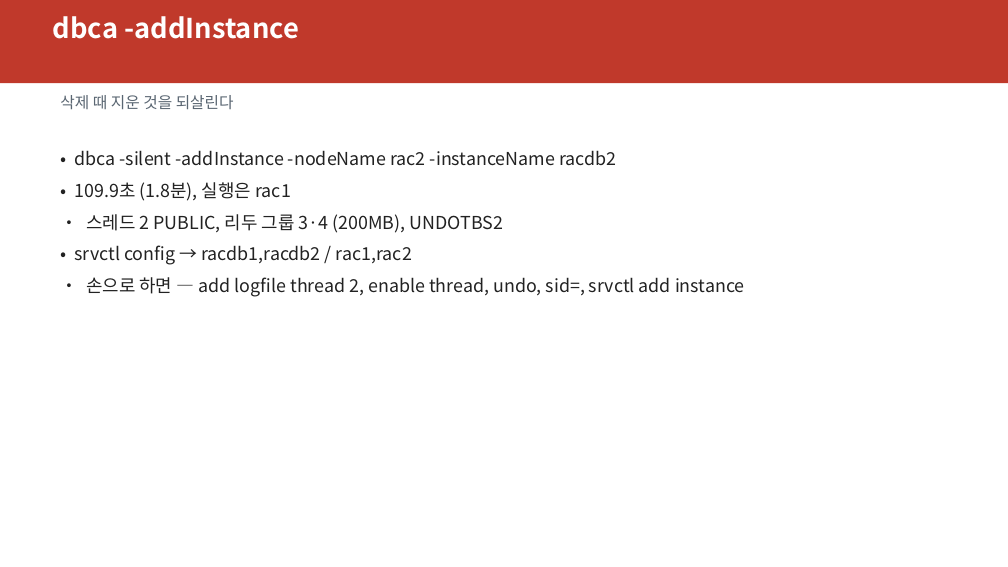
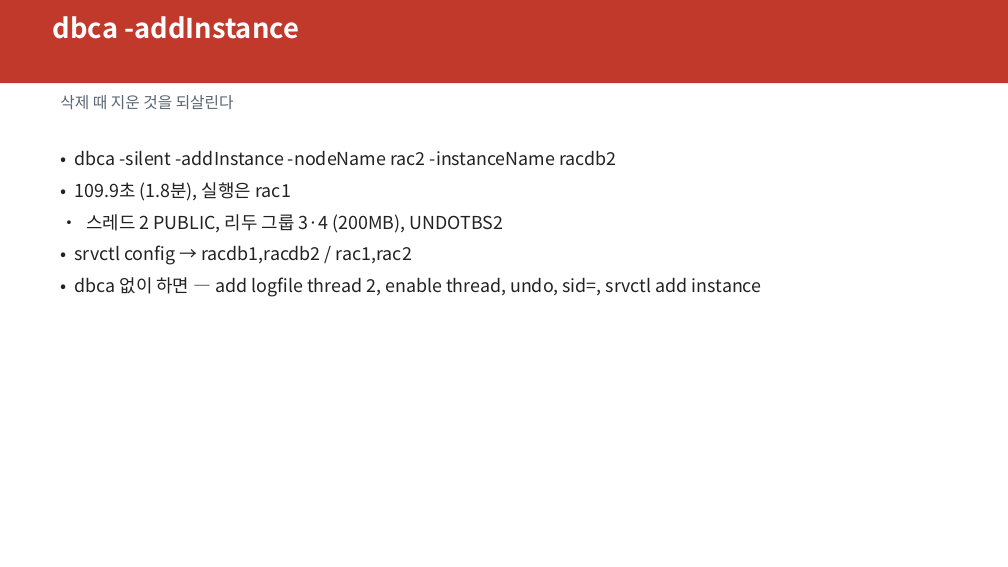
Before and after one commit to elpisk/OracleManual, a slide deck: slide 36 of RAC/18장/18장_노드추가와삭제.pptx. Drawn at 1008x567 pixels with LibreOffice and Linux fonts; fonts in the diff are those of the drawing. Boxes give left, top, right and bottom in pixels: in the first picture for what was removed or moved away, otherwise in the second. Text is boxed around its words. In the diff, an @@ line names an element or a change of style, - is before the commit and + after.

```diff
--- a/RAC/18장/18장_노드추가와삭제.pptx
+++ b/RAC/18장/18장_노드추가와삭제.pptx
@@ text at box(74, 277, 762, 297): text changed @@
-• 손으로 하면 — add logfile thread 2, enable thread, undo, sid=, srvctl add instance
+• dbca 없이 하면 — add logfile thread 2, enable thread, undo, sid=, srvctl add instance
```
Also in this commit, not shown: 54 other files.
